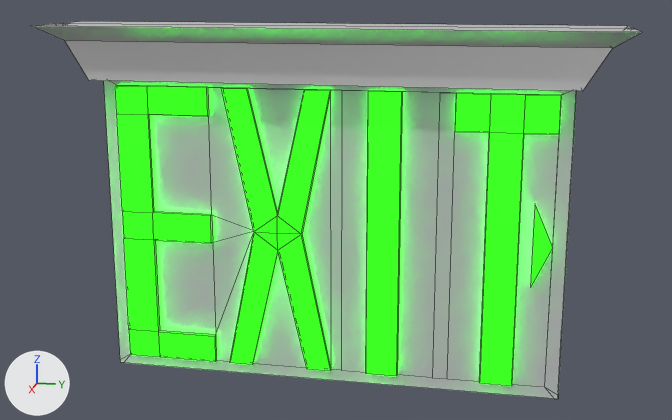
Two versions of the Blender file Assets/blendfiles/Room Models.blend, one commit apart.
Camera for both pictures: a camera (50 mm lens) standing at (5.83, 1.21, 1.62) and looking at (-0.01, 0.04, 0.16). The lights are fixed; the arrows at lower left show +X, +Y and +Z. Mesh edges are drawn as thin lines.

Objects in the first picture: 'ExitSign'.
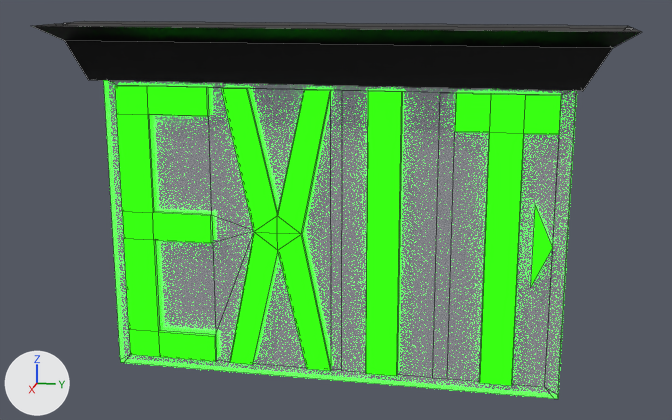
Commit message: Exit sign!

Pixel boxes (x1, y1, x2, y2) of what changed, in the pictures (672 x 420 px):
```json
{"object": "ExitSign", "change": "recoloured, surface changed", "before": [32, 21, 641, 399], "after": [32, 21, 641, 399]}
```

The change, as JSON lines over the scene's bpy script:
```json
{"op": "set", "path": "mat_black_metal.base_color", "old": "(0.8, 0.8, 0.8)", "new": "(0.0102, 0.0102, 0.0102)", "note": "white #e7e7e7 -> black #1a1a1a"}
{"op": "add", "block": "mat_glowing_green", "code": "mat_glowing_green.specular_tint = (0.000398, 0.8, 0.0)  # green #01e700"}
{"op": "set", "path": "mat_transparent.alpha", "old": "0.433", "new": "0.2"}
{"op": "set", "path": "mat_transparent.roughness", "old": "0.5", "new": "0.15"}
{"op": "add", "block": "mat_transparent", "code": "mat_transparent.specular_ior_level = 1.46"}
```
